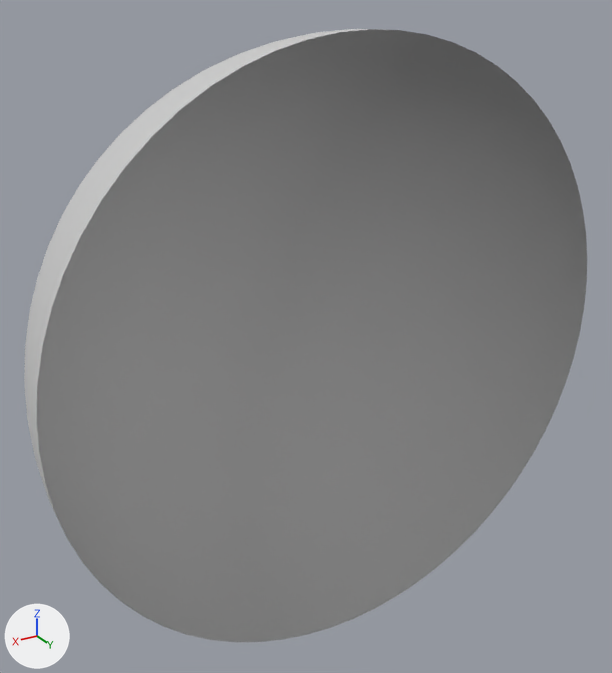
Before and after pictures for a commit that changed the FBX model GammaDraconis/GammaDraconis/Resources/Models/Planet.fbx.
Rendered twice from a 50 mm lens placed at (3.52, 5.03, 2.9), pointed at (-0.15, -1.09, -0.17). Lighting does not change. The marker at lower left points along +X, +Y and +Z. Where no turn or scale is listed for an object, it has been applied to the vertices.
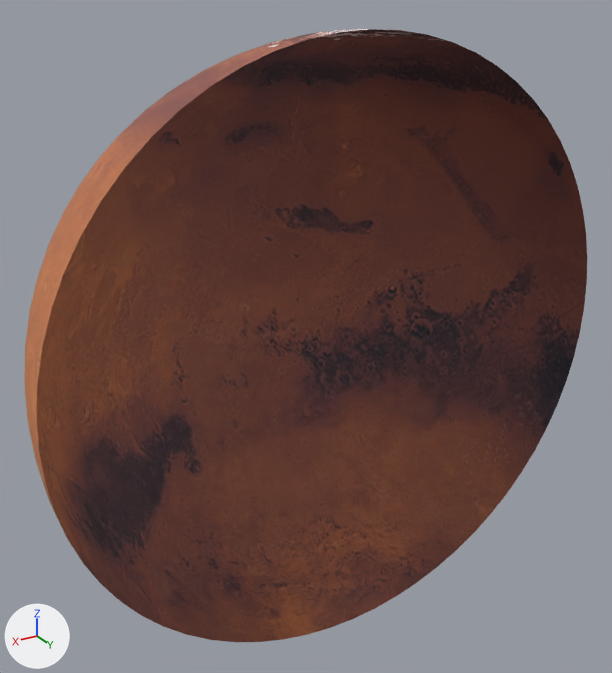
Patch to the scene script:
```diff
--- a/GammaDraconis/GammaDraconis/Resources/Models/Planet.fbx.py
+++ b/GammaDraconis/GammaDraconis/Resources/Models/Planet.fbx.py
@@ img_mars_1k_color_jpg @@
+img_mars_1k_color_jpg = load_image('mars_1k_color.jpg', '../Textures/mars_1k_color.jpg', 1024, 512, 'sRGB')
@@ img_mars_1k_normal_jpg @@
+img_mars_1k_normal_jpg = load_image('mars_1k_normal.jpg', '../Textures/mars_1k_normal.jpg', 1024, 512, 'Non-Color')
@@ mat_01___default @@
 n0 = _N.new('ShaderNodeBsdfPrincipled'); n0.name = 'Principled BSDF'
-n0.inputs[0].default_value = (0.588, 0.588, 0.588, 1.0)  # 'Base Color', light grey #cacaca
 n0.inputs[2].default_value = 0.896  # 'Roughness'
 n1 = _N.new('ShaderNodeOutputMaterial'); n1.name = 'Material Output'
+n2 = _N.new('ShaderNodeTexImage'); n2.name = 'Image Texture'
+n2.image = img_mars_1k_color_jpg
+n3 = _N.new('ShaderNodeTexImage'); n3.name = 'Image Texture.001'
+n3.image = img_mars_1k_normal_jpg
+n4 = _N.new('ShaderNodeNormalMap'); n4.name = 'Normal Map'
 _L.new(n0.outputs[0], n1.inputs[0])  # 'BSDF' to 'Surface'
+_L.new(n2.outputs[0], n0.inputs[0])  # 'Color' to 'Base Color'
+_L.new(n3.outputs[0], n4.inputs[1])  # 'Color' to 'Color'
+_L.new(n4.outputs[0], n0.inputs[5])  # 'Normal' to 'Normal'
@@ me_sphere01 @@
 me_sphere01.from_pydata(...)  # 1985 vertices, 3904 faces; spans x -2.54..2.54, y -2.54..0.0, z -2.54..2.54
 # used by ob_sphere01; location = (0.0, 0.0, 0.0)
+# me_sphere01 part 1: texture (UV) coordinates of 3904 of 3904 faces, centred in x -2.53..2.53, y -2.54..-0.04, z -2.53..2.53, changed; they spanned u 0.0..1.0, v 0.03..1.0 and now span u 0.25..0.75, v 0.0..1.0
 me_sphere01.materials.append(mat_01___default)
```

Changed parts and their boxes (x1, y1, x2, y2) in the pictures (612 x 673 px):
'Sphere01', surface changed (grey to brown)
    both: (24, 29, 587, 642)
